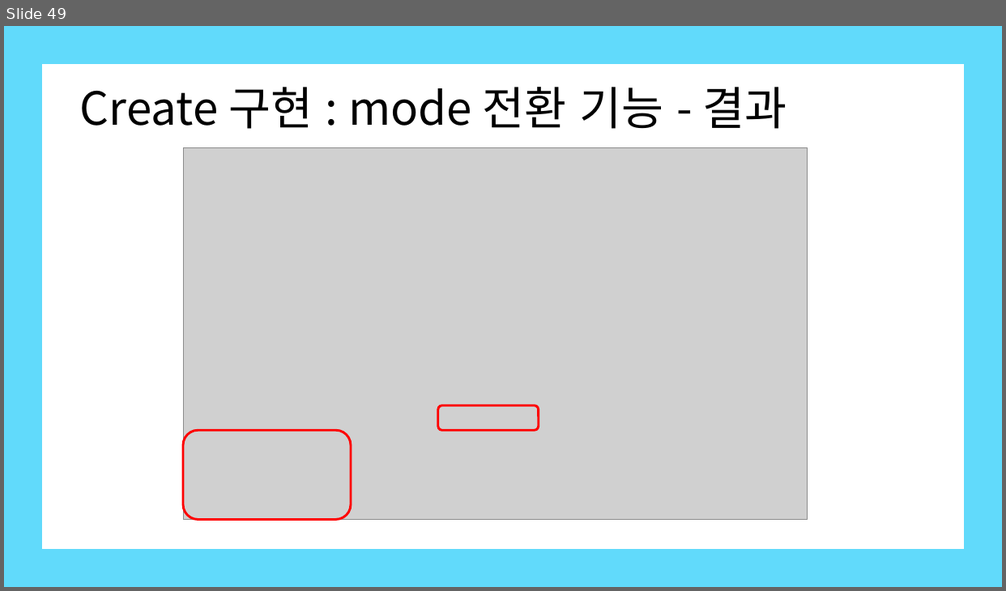
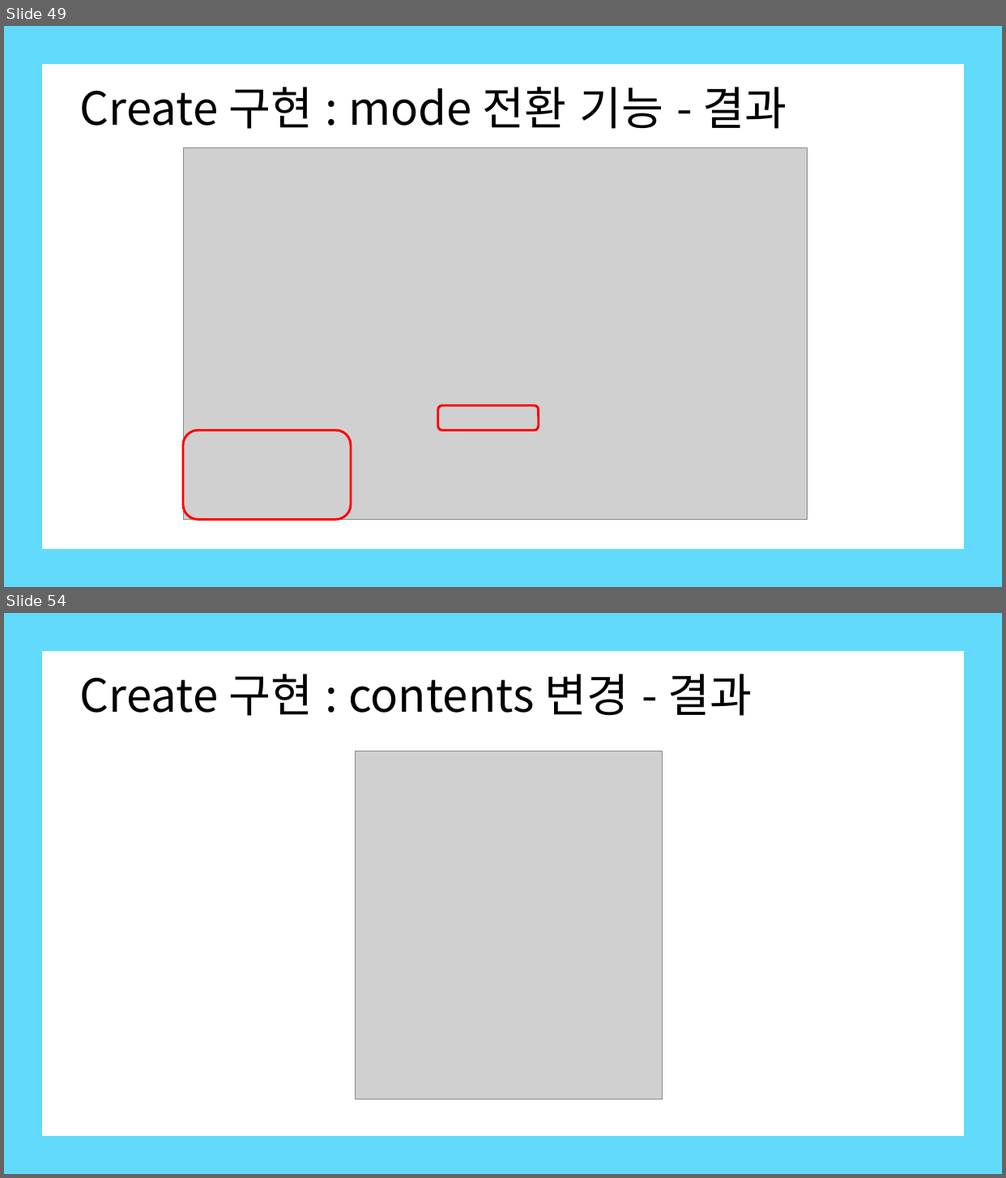
Before and after one commit to Kim-Ha-Jeong/ReactStudy, a slide deck: 생활코딩 - react.pptx. Shown one above the other, each under a label of ours: slide 49 before the commit, slides 49 and 54 after it; the slides between them are not shown. The pictures are 1006x591 and 1006x1178 pixels, drawn with LibreOffice and Linux fonts; fonts in the diff are those of the drawing; grey boxes stand for pictures. Boxes give left, top, right and bottom in pixels: in the first picture for what was removed or moved away, otherwise in the second. Text is boxed around its words. In the diff, an @@ line names an element or a change of style, - is before the commit and + after.

```diff
--- a/생활코딩 - react.pptx
+++ b/생활코딩 - react.pptx
@@ slide 54 added at (4, 613, 1002, 1174), background #FFFFFF @@
@@ title added at (80, 674, 752, 716), 44 pt, text #000000 @@
+Create 구현 : contents 변경 - 결과
@@ picture added at (355, 752, 662, 1100) @@
@@ group added at (4, 613, 1002, 1174): 4 rectangles @@
```
Also in this commit, not shown: 16 other slides added, 4 other files.
